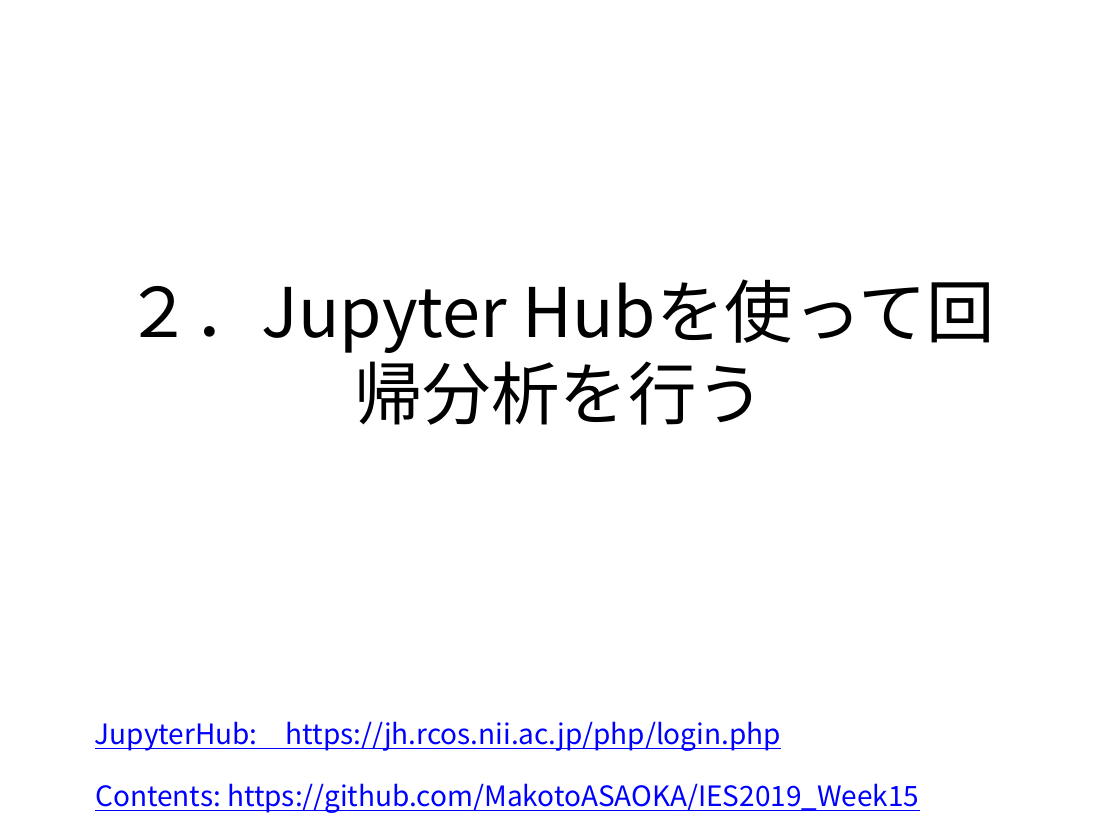
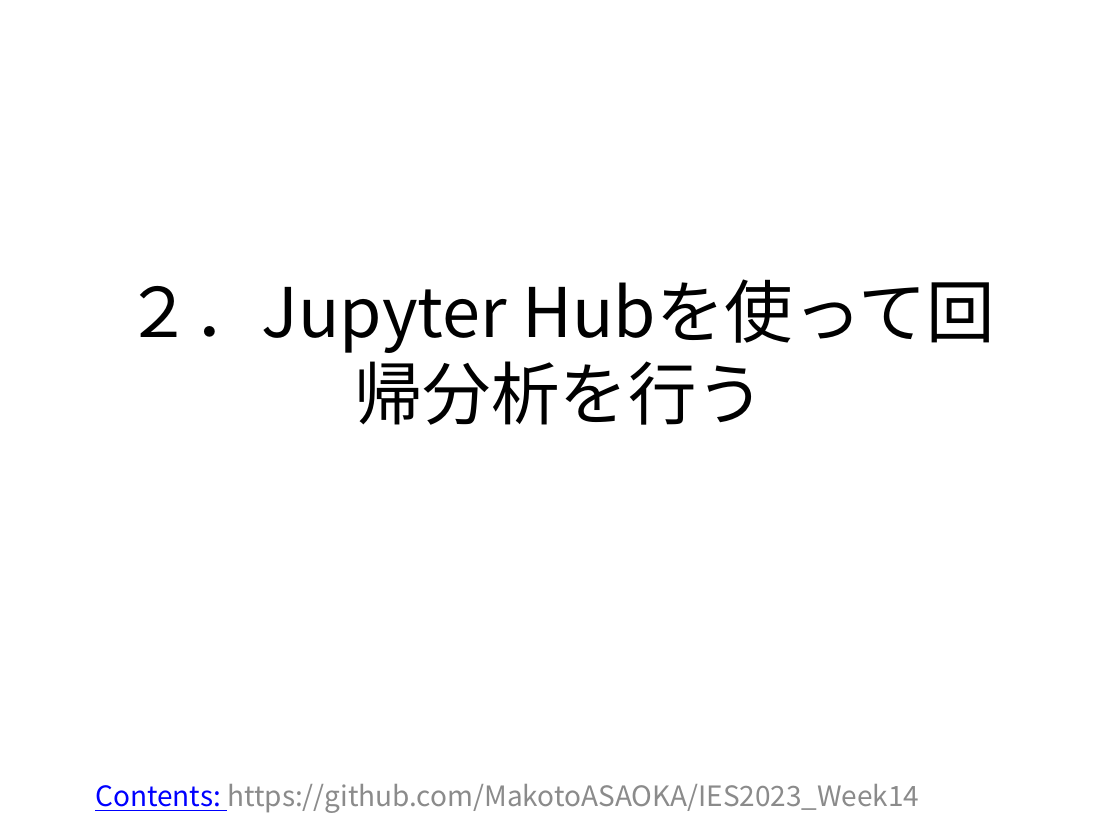
Before and after one commit to MakotoASAOKA/IES2023_Week14, a slide deck: slide 39 of week14_regression.pptx. Drawn at 1120x840 pixels with LibreOffice and Linux fonts; fonts in the diff are those of the drawing. Boxes give left, top, right and bottom in pixels: in the first picture for what was removed or moved away, otherwise in the second. Text is boxed around its words. In the diff, an @@ line names an element or a change of style, - is before the commit and + after.

```diff
--- a/week14_regression.pptx
+++ b/week14_regression.pptx
@@ text removed at (95, 721, 781, 751) @@
-JupyterHub: https://jh.rcos.nii.ac.jp/php/login.php
@@ subtitle at (95, 784, 919, 813): text changed; text colour #0000FF to #8C8C8C @@
-Contents: https://github.com/MakotoASAOKA/IES2019_Week15
+Contents: https://github.com/MakotoASAOKA/IES2023_Week14
```
Also in this commit, not shown: 7 other slides changed.
